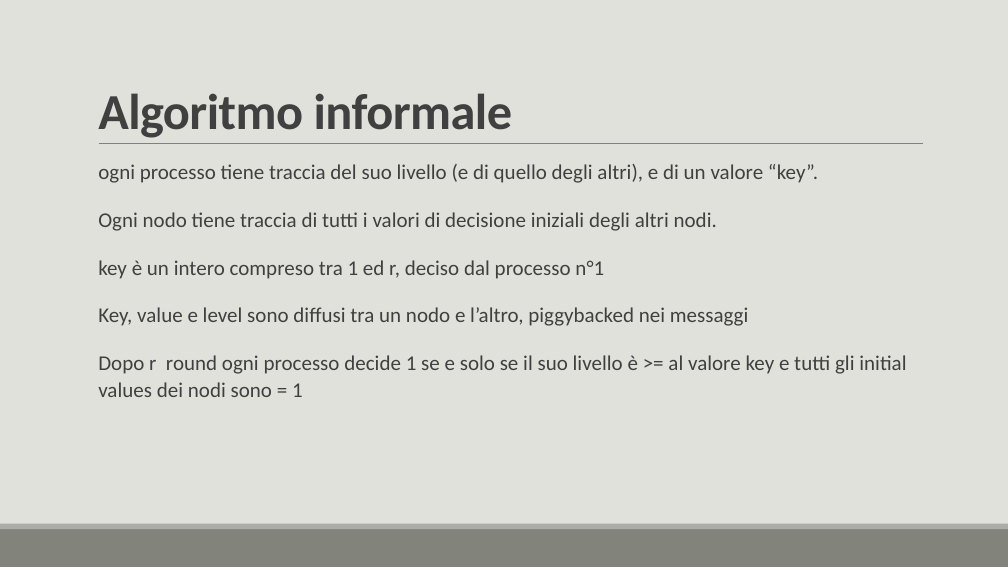
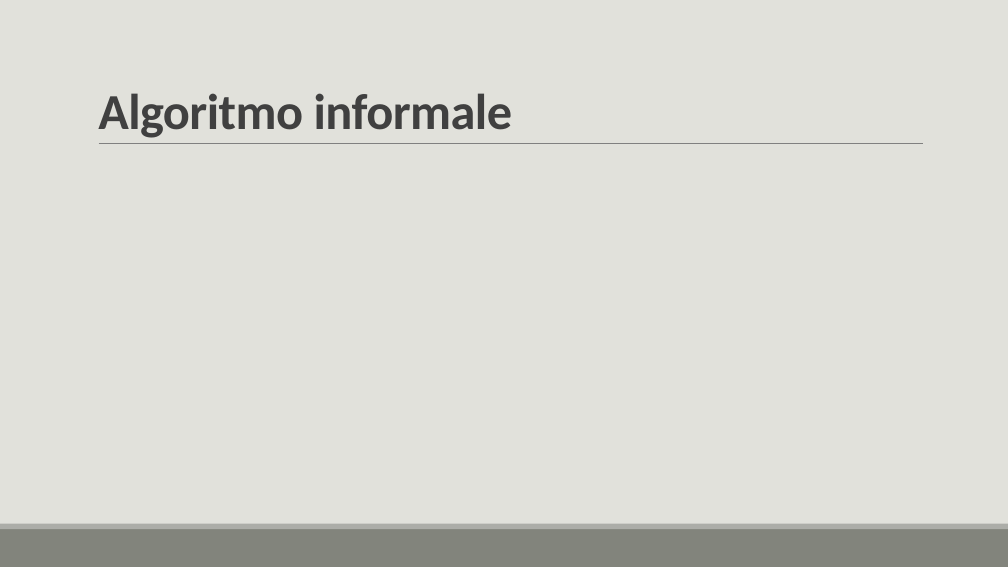
Before and after one commit to lory9894University/mcad, a slide deck: slide 28 of Prensentazione_V2.pptx (slide 29 before the commit). Drawn at 1008x567 pixels with LibreOffice and Linux fonts; fonts in the diff are those of the drawing; grey boxes stand for pictures. Boxes give left, top, right and bottom in pixels: in the first picture for what was removed or moved away, otherwise in the second. Text is boxed around its words. In the diff, an @@ line names an element or a change of style, - is before the commit and + after.

```diff
--- a/Prensentazione_V2.pptx
+++ b/Prensentazione_V2.pptx
@@ text removed at [98, 164, 906, 397] @@
-  ogni processo tiene traccia del suo livello (e di quello degli altri), e di un valore “key”.
-  Ogni nodo tiene traccia di tutti i valori di decisione iniziali degli altri nodi.
-  key è un intero compreso tra 1 ed r, deciso dal processo n°1
-  Key, value e level sono diffusi tra un nodo e l’altro, piggybacked nei messaggi
-  Dopo r round ogni processo decide 1 se e solo se il suo livello è >= al valore key e tutti gli initial values dei nodi sono = 1
```
Also in this commit, not shown: 8 other slides changed, 6 slides added, 4 slides removed, 1 other file.
